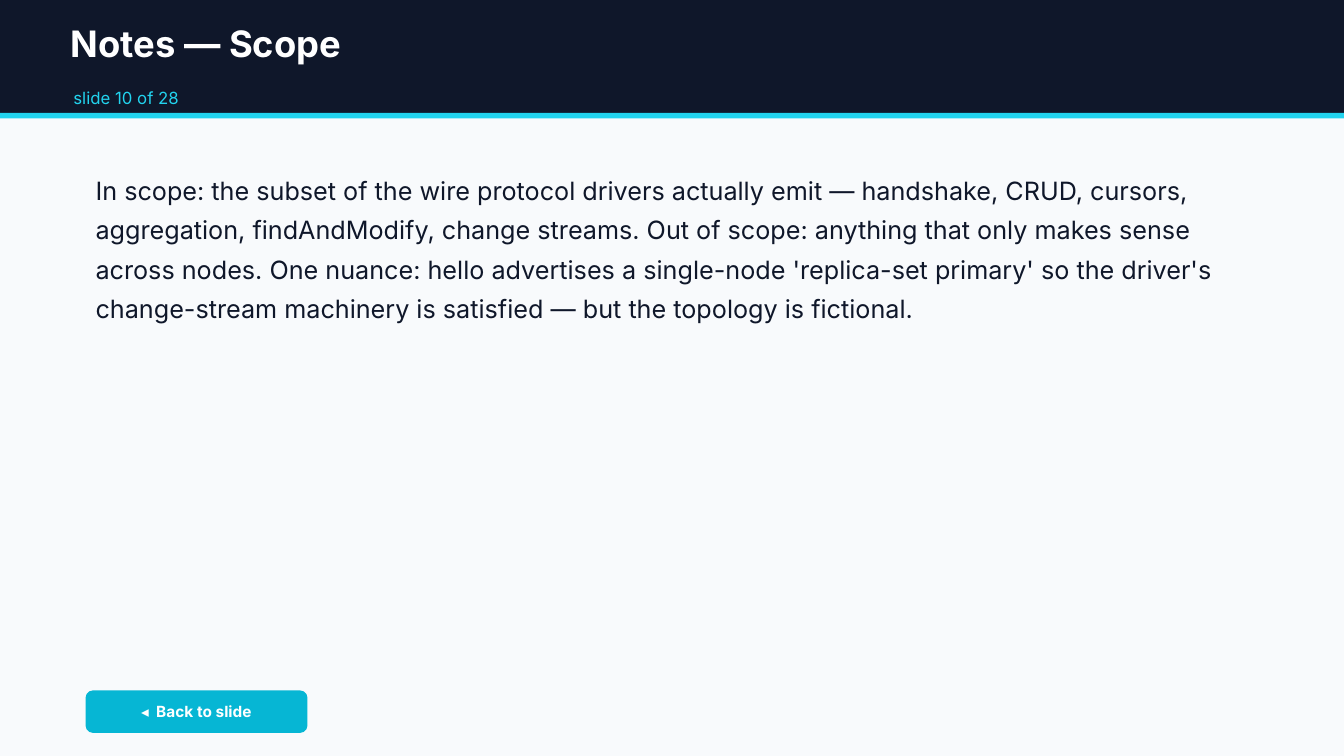
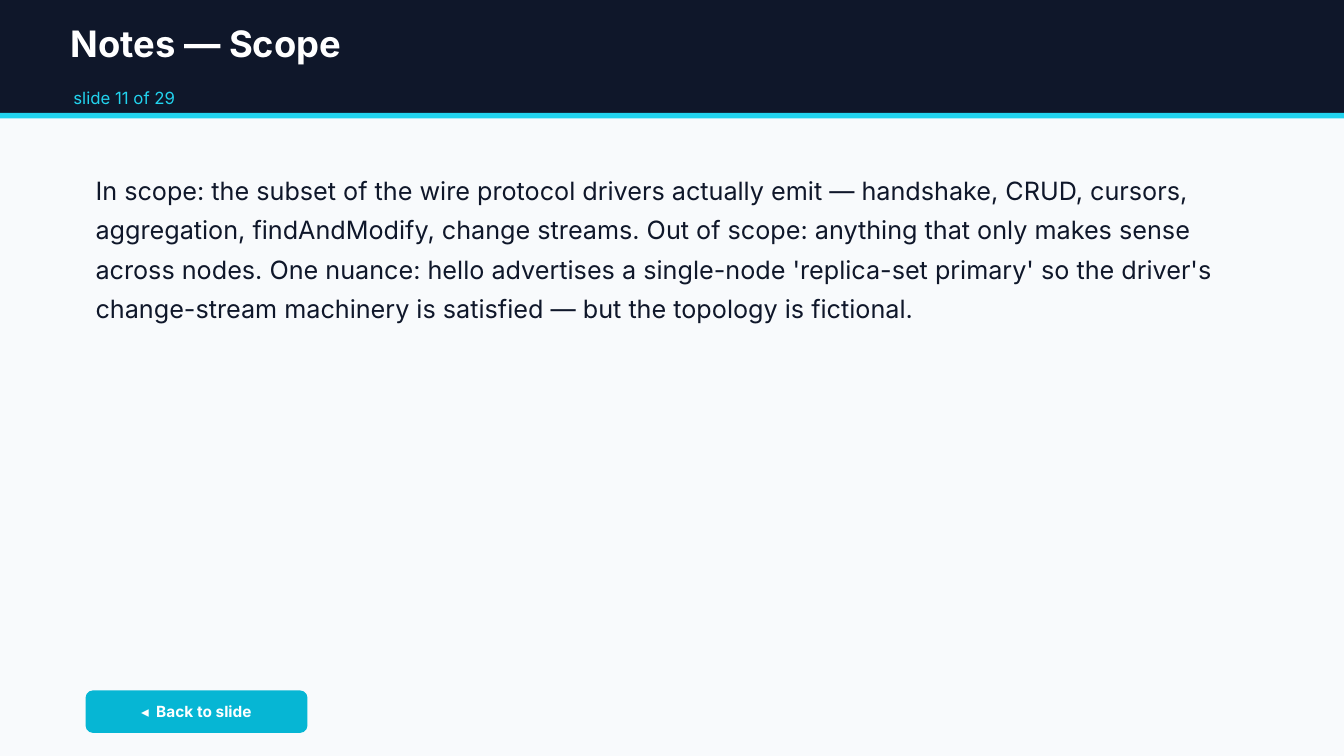
Before and after one commit to jdrumgoole/SecantusDB, a slide deck: slide 41 of docs/presentations/SecantusDB-overview.pptx (slide 39 before the commit). Drawn at 1344x756 pixels with LibreOffice and Linux fonts; fonts in the diff are those of the drawing. Boxes give left, top, right and bottom in pixels: in the first picture for what was removed or moved away, otherwise in the second. Text is boxed around its words. In the diff, an @@ line names an element or a change of style, - is before the commit and + after.

```diff
--- a/docs/presentations/SecantusDB-overview.pptx
+++ b/docs/presentations/SecantusDB-overview.pptx
@@ text at [73, 91, 175, 104]: text changed @@
-slide 10 of 28
+slide 11 of 29
```
Also in this commit, not shown: 30 other slides changed, 2 slides added, 1 other file.
